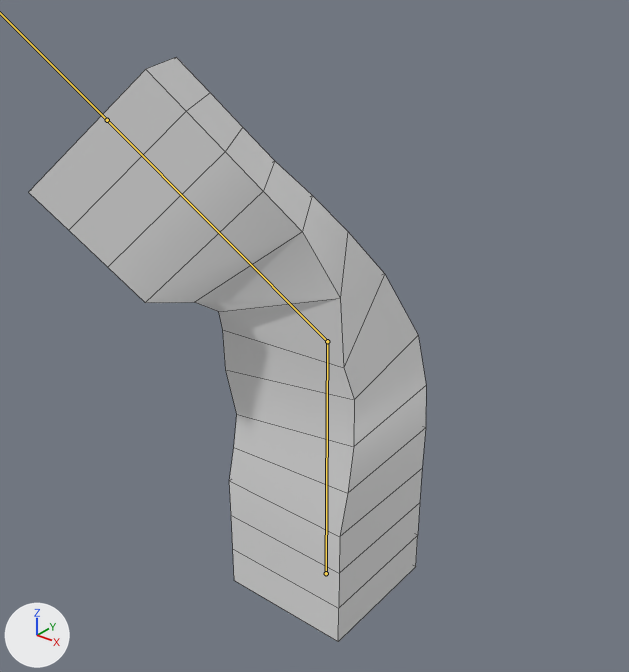
Two versions of the FBX model resources/models/animation/example4.fbx, one commit apart.
Both versions are drawn from a 50 mm camera at (6.46, -8.36, 9.2) aimed at (0.1, -0.41, 4.27). The axes (+X, +Y, +Z) are drawn at lower left. The lights are the same throughout. Both versions are drawn at frame 1 of the action 'Armature|CubeAction'; the numbers are the values there. The bones that bend it are drawn over the model as lines. Mesh edges are drawn as thin lines.
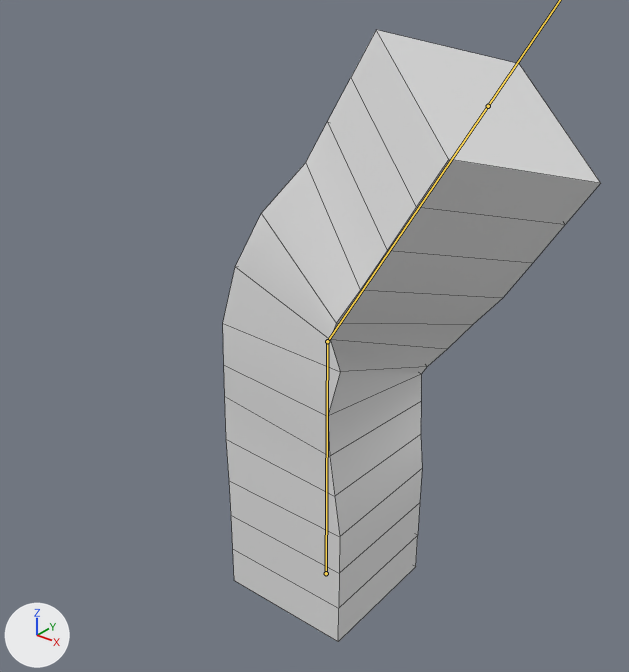
Patch to the scene script:
```diff
--- a/resources/models/animation/example4.fbx.py
+++ b/resources/models/animation/example4.fbx.py
@@ bone_bone_001 @@
 bone_bone_001 = bpy.data.objects['Armature'].pose.bones['Bone.001']  # child of 'Bone'
-bone_bone_001.rotation_quaternion = (0.875, 0.083, 0.312, 0.361)  # degrees (25, 29, 51)
+bone_bone_001.rotation_quaternion = (0.933, -0.062, -0.231, -0.268)  # degrees (1, -28, -32)
```

Changed parts and their boxes [x1, y1, x2, y2] in the pictures (629 x 672 px):
'Cube', posed
    before: [29, 57, 426, 642]
    after: [223, 30, 600, 642]
bone 'Bone.001', root to tip
    before: (327, 341) to (107, 120)
    after: (327, 341) to (488, 106)
